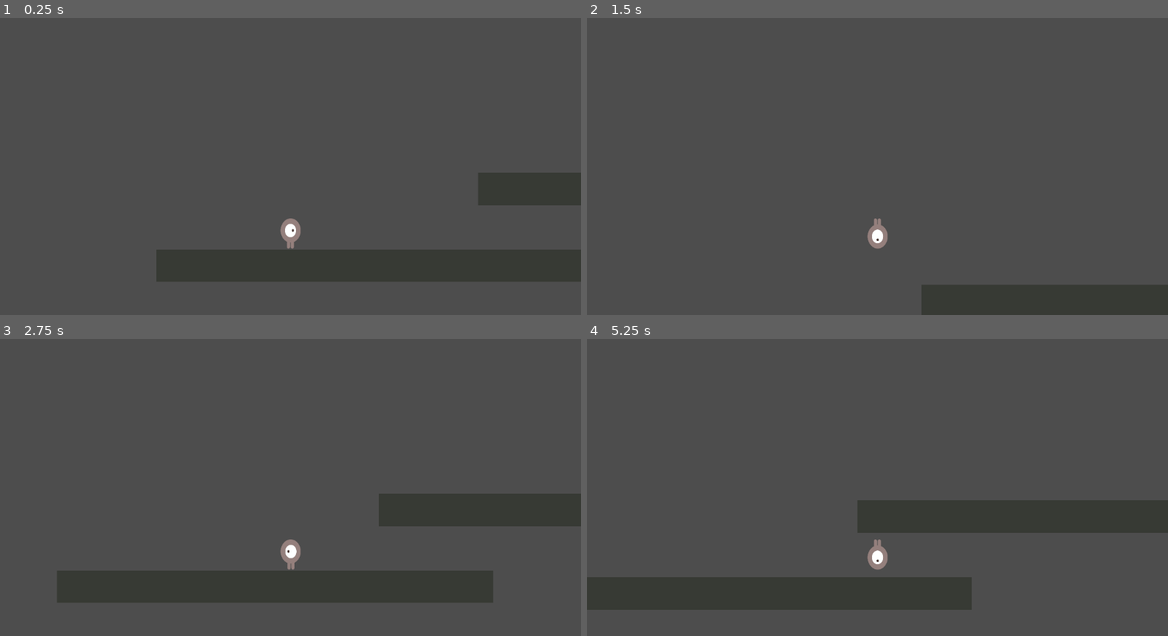
Above: before the commit, frames 1-4 (two rows, left to right).
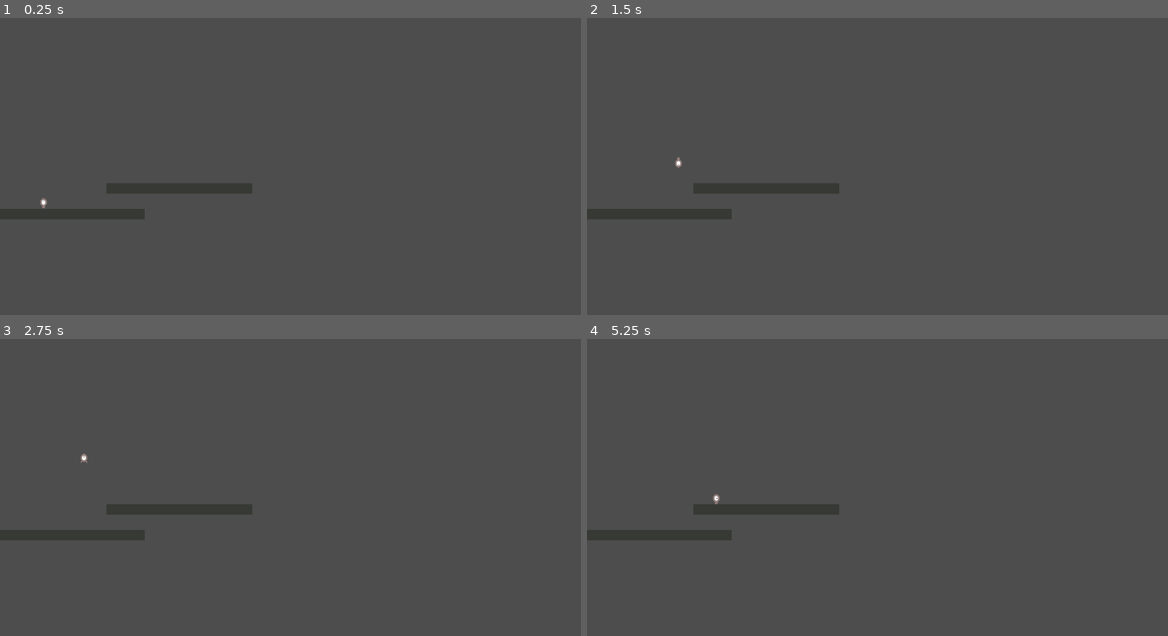
Above: after the commit, the same moments.

Repository: Odar-13/Puntformer
Game: Godot game, scene res://scenes/overworld.tscn
The game is run twice, just before and just after one commit, with the same random seed, the same clock (stepped at 60 frames per second) and the same inputs.
Inputs:
- Up to frame 1 (0.25 s): no input
- Up to frame 2 (1.5 s): tap Enter at 0.5 s; hold Space (jump) 0.53-1.28 s; hold D (move_right) from 0.53 s (still down); tap Space (jump) at 1.35 s
- Up to frame 3 (2.75 s): tap Space (jump) at 1.52, 1.82 s; release D (move_right) at 2.03 s; hold A (move_left) from 2.03 s (still down); hold Space (jump) from 2.03 s (still down)
- Up to frame 4 (5.25 s): release A (move_left) at 2.78 s; release Space (jump) at 2.78 s; hold D (move_right) 2.78-4.28 s; tap Space (jump) at 2.85, 3.02, 3.32, 4.35, 4.52, 4.82 s; hold Space (jump) 3.53-4.28 s; hold A (move_left) 4.28-5.03 s; hold D (move_right) from 5.03 s (still down); hold Space (jump) from 5.03 s (still down)

The runs differ from the first frame. In frame 1, 12% of the frame differs, in the area x 0-100%, y 52-89%; in frame 2, 6.2%; in frame 3, 14%; in frame 4, 15%, in the area x 0-100%, y 52-92%.

Commit message:
Fixed integer division and midair gravity manipulation

Diff:
--- a/scenes/overworld.tscn
+++ b/scenes/overworld.tscn
@@ -11,10 +11,12 @@
 normal = Vector2(0.999974, -0.00724619)
 distance = 10.0
 
+[sub_resource type="ArrayMesh" id="ArrayMesh_k6mhx"]
+
 [node name="Overworld" type="Node2D"]
 
 [node name="CharacterBody2D" parent="." instance=ExtResource("1_5m1cs")]
-position = Vector2(352, 577)
+position = Vector2(348, 534)
 
 [node name="Platform" type="StaticBody2D" parent="."]
 
@@ -46,3 +48,17 @@
 [node name="CollisionShape2D" type="CollisionShape2D" parent="Platform2"]
 position = Vector2(1426, 321)
 shape = SubResource("RectangleShape2D_7eyt5")
+
+[node name="Camera2D" type="Camera2D" parent="."]
+position = Vector2(2307, 128)
+zoom = Vector2(0.25, 0.25)
+
+[node name="StaticBody2D" type="StaticBody2D" parent="."]
+position = Vector2(577, 559)
+
+[node name="MeshInstance2D" type="MeshInstance2D" parent="StaticBody2D"]
+position = Vector2(-4, 5.99999)
+scale = Vector2(37, 36.75)
+mesh = SubResource("ArrayMesh_k6mhx")
+
+[node name="CollisionPolygon2D" type="CollisionPolygon2D" parent="StaticBody2D"]
--- a/scenes/player.tscn
+++ b/scenes/player.tscn
@@ -52,10 +52,6 @@
 position = Vector2(0, -2)
 shape = SubResource("RectangleShape2D_i3gsu")
 
-[node name="Camera2D" type="Camera2D" parent="."]
-position = Vector2(0, -217)
-zoom = Vector2(0.75, 0.75)
-
 [node name="AnimatedSprite2D" type="AnimatedSprite2D" parent="."]
 position = Vector2(0.5, -1)
 scale = Vector2(0.490741, 0.591)
--- a/scripts/player.gd
+++ b/scripts/player.gd
@@ -1,20 +1,26 @@
 extends CharacterBody2D
 
-const GRAVITY = 2940
+const GRAVITY = 2940.0
 
 @export var speed = 400.0
-@export var gravity = 0
+var gravity
 @export var jump = 800.0
 @export var terminal = 1000
+var grav_jump = -1.0
 
 func _physics_process(delta: float) -> void:
 	# Add the gravity.
 	if not is_on_floor():
-		if Input.is_action_pressed("jump"):
-			gravity = GRAVITY / 3
+		if Input.is_action_pressed("jump") and velocity.y < 0:
+			gravity = GRAVITY / 3.0
+			grav_jump += 0.1
+		elif grav_jump > 0:
+			gravity = GRAVITY / 3.0
 		else:
 			gravity = GRAVITY
 		velocity.y += gravity * delta
+	if velocity.y == 0 and is_on_floor():
+		grav_jump = -1.0
 
 	# Terminal Velocity
 	if velocity.y > terminal:
Not shown: 1 places in scenes/overworld.tscn that only renumber resources
